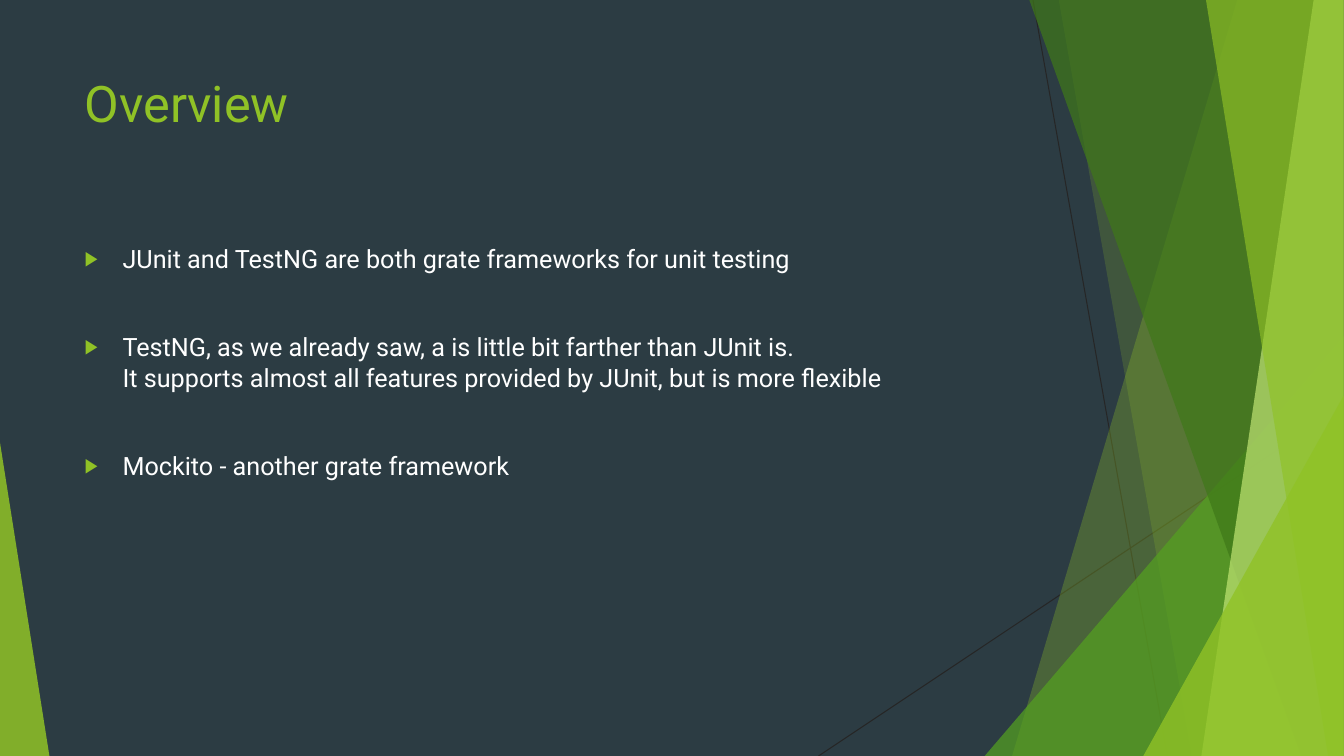
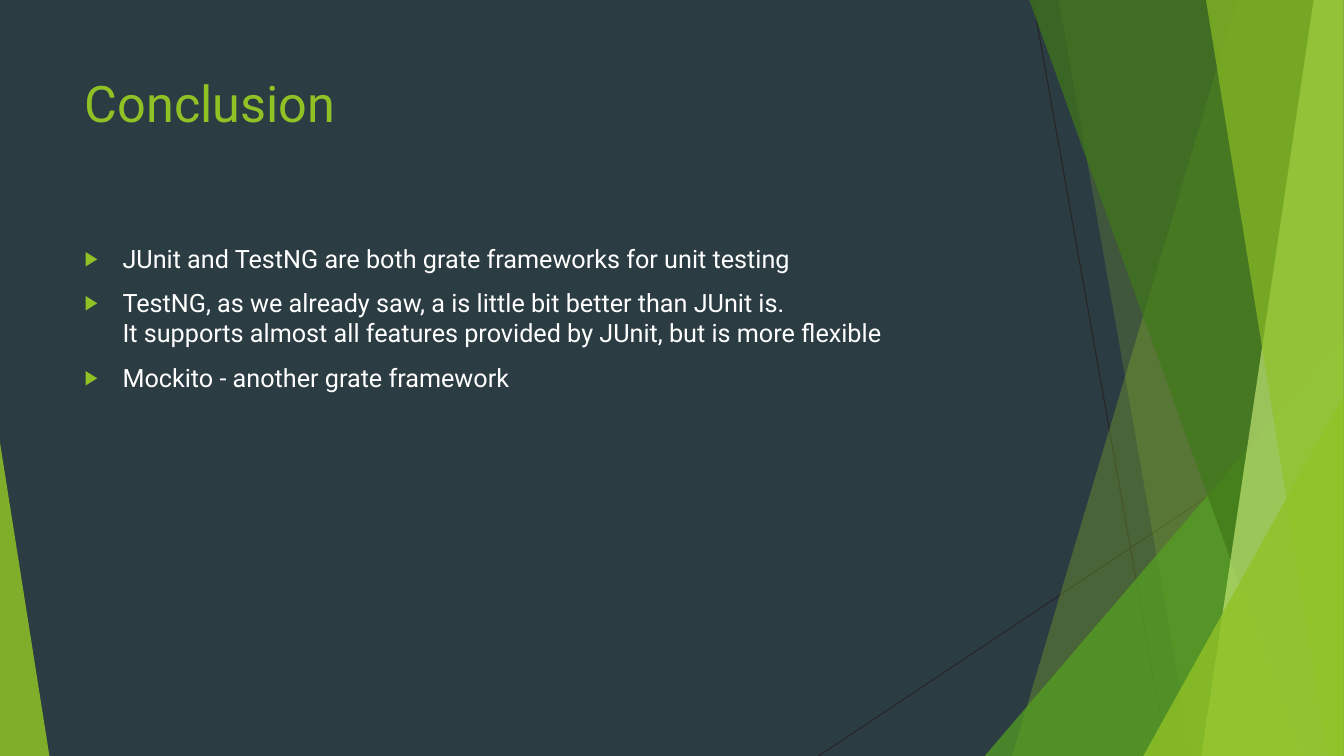
Before and after one commit to DavidShahbazyan/assesmentTestNGvsJUnit, a slide deck: slide 7 of presentation/JUnit vs TestNG.pptx (slide 4 before the commit). Drawn at 1344x756 pixels with LibreOffice and Linux fonts; fonts in the diff are those of the drawing. Boxes give left, top, right and bottom in pixels: in the first picture for what was removed or moved away, otherwise in the second. Text is boxed around its words. In the diff, an @@ line names an element or a change of style, - is before the commit and + after.

```diff
--- a/presentation/JUnit vs TestNG.pptx
+++ b/presentation/JUnit vs TestNG.pptx
@@ title at (x1=85, y1=84, x2=335, y2=123): text changed @@
-Overview
+Conclusion
@@ text at (x1=123, y1=293, x2=881, y2=348): text changed @@
-▶ TestNG, as we already saw, a is little bit farther than JUnit is.
-  It supports almost all features provided by JUnit, but is more flexible
+▶ TestNG, as we already saw, a is little bit better than JUnit is.
+  It supports almost all features provided by JUnit, but is more flexible
```
Also in this commit, not shown: 5 slides added, 2 slides removed, 4 other files.
